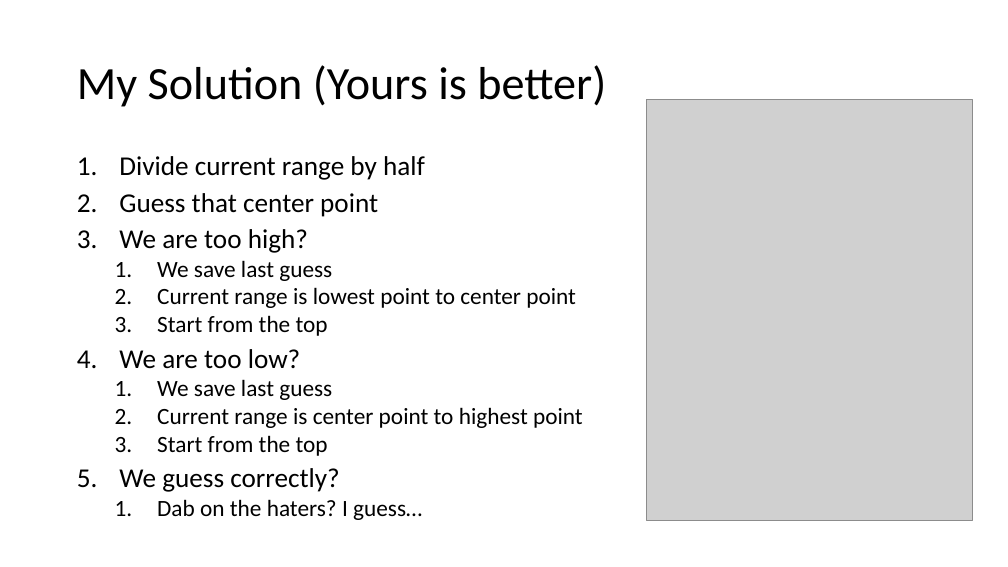
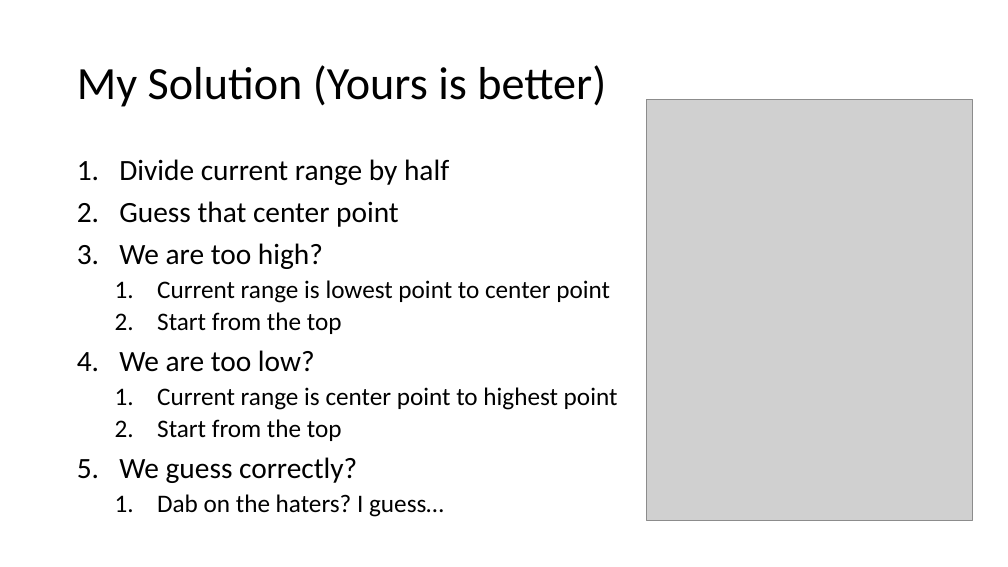
Before and after one commit to Baumwolle25/PartakurchadevOps, a slide deck: slide 4 of first time.pptx. Drawn at 1008x567 pixels with LibreOffice and Linux fonts; fonts in the diff are those of the drawing; grey boxes stand for pictures. Boxes give left, top, right and bottom in pixels: in the first picture for what was removed or moved away, otherwise in the second. Text is boxed around its words. In the diff, an @@ line names an element or a change of style, - is before the commit and + after.

```diff
--- a/first time.pptx
+++ b/first time.pptx
@@ text "Divide current range by half" at (119, 159, 618, 517): size 25.9 to 28 pt in "Divide current range by half", "Guess that center point", "We are too high?", "We are too low?" and 1 more places; size 22.2 to 24 pt in "Current range is lowest point to center ...", "Start from the top", "Current range is center point to highest ...", "Start from the top" and 1 more places; line spacing 0.8 to 0.9 @@
@@ text at (157, 260, 332, 281): paragraph removed @@
-  1. We save last guess
@@ text at (157, 379, 332, 400): paragraph removed @@
-  1. We save last guess
```
Also in this commit, not shown: 2 other slides changed, 4 other files.
